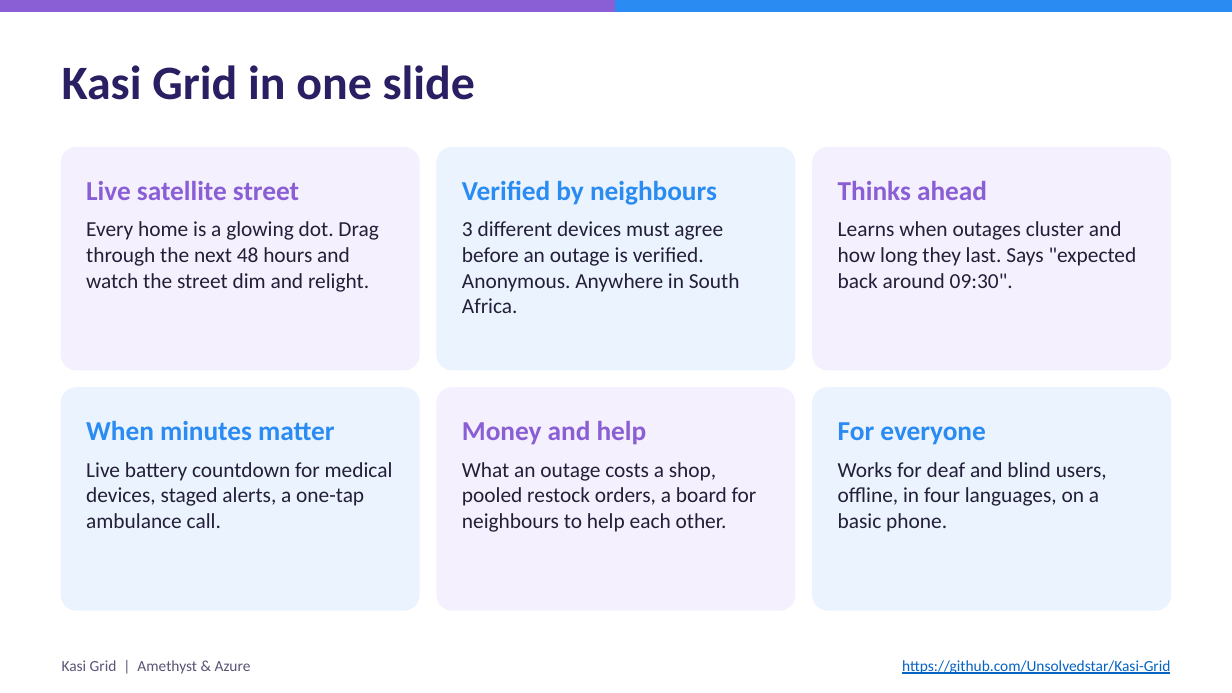
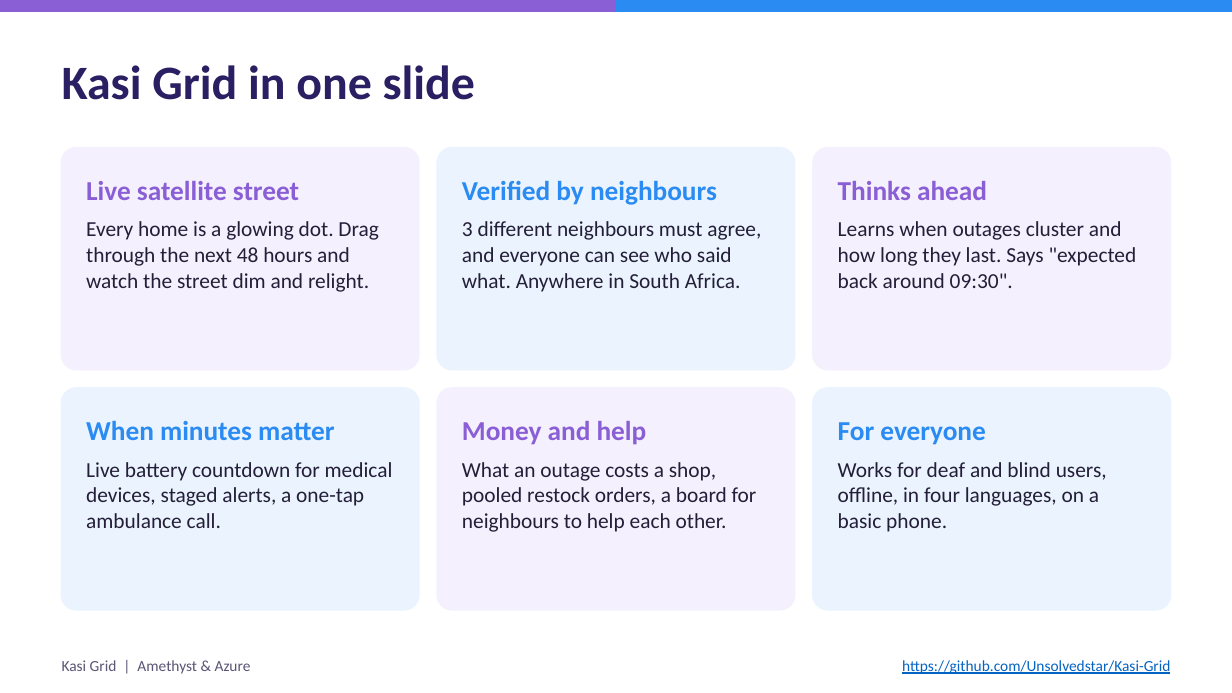
Before and after one commit to Unsolvedstar/Kasi-Grid, a slide deck: slide 4 of submission/Kasi-Grid-deck.pptx. Drawn at 1232x693 pixels with LibreOffice and Linux fonts; fonts in the diff are those of the drawing. Boxes give left, top, right and bottom in pixels: in the first picture for what was removed or moved away, otherwise in the second. Text is boxed around its words. In the diff, an @@ line names an element or a change of style, - is before the commit and + after.

```diff
--- a/submission/Kasi-Grid-deck.pptx
+++ b/submission/Kasi-Grid-deck.pptx
@@ text at (462, 221, 761, 292): text changed @@
-3 different devices must agree before an outage is verified. Anonymous. Anywhere in South Africa.
+3 different neighbours must agree, and everyone can see who said what. Anywhere in South Africa.
```
Also in this commit, not shown: 4 other slides changed, 22 other files.
